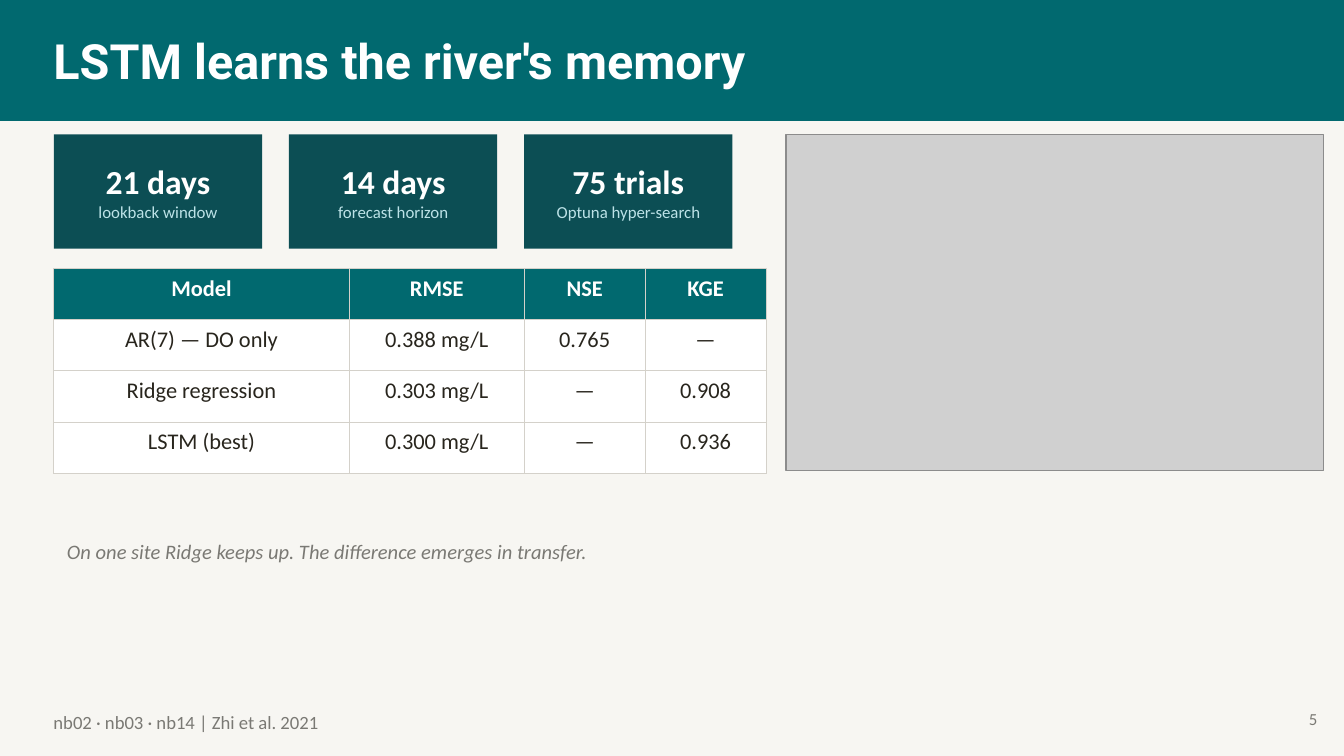
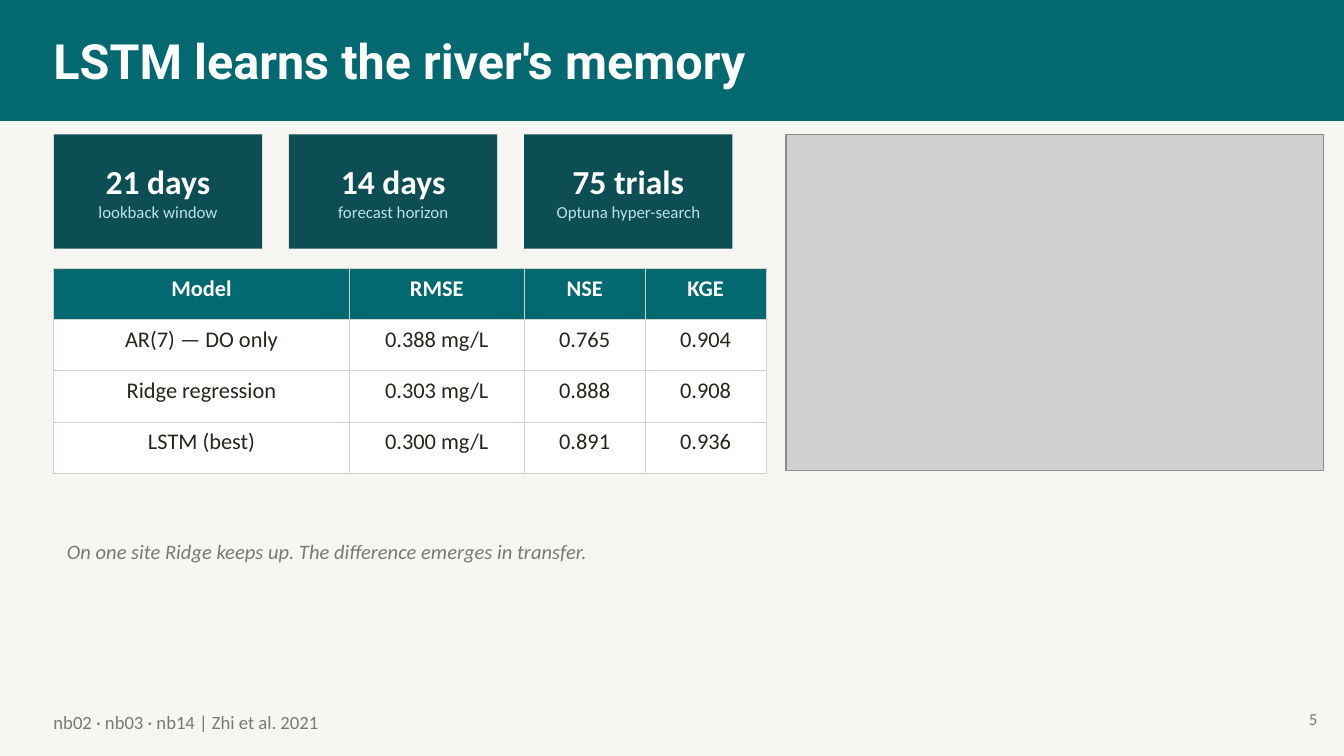
Before and after one commit to polar-bear-after-lunch/AareML, a slide deck: slide 5 of AareML-presentation.pptx. Drawn at 1344x756 pixels with LibreOffice and Linux fonts; fonts in the diff are those of the drawing; grey boxes stand for pictures. Boxes give left, top, right and bottom in pixels: in the first picture for what was removed or moved away, otherwise in the second. Text is boxed around its words. In the diff, an @@ line names an element or a change of style, - is before the commit and + after.

Commit message:
slide 5: complete NSE+KGE for all models (AR/Ridge/LSTM)

```diff
--- a/AareML-presentation.pptx
+++ b/AareML-presentation.pptx
@@ table at bbox=[54, 269, 766, 511] @@
-row 2, column 4: —
+row 2, column 4: 0.904
-row 3, column 3: —
+row 3, column 3: 0.888
-row 4, column 3: —
+row 4, column 3: 0.891
```
